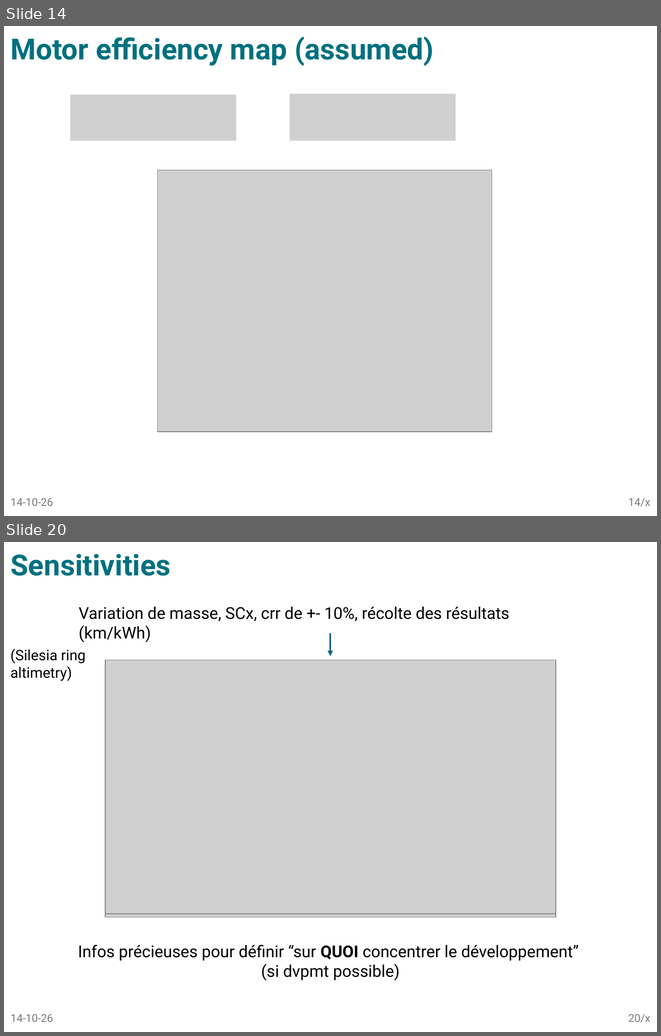
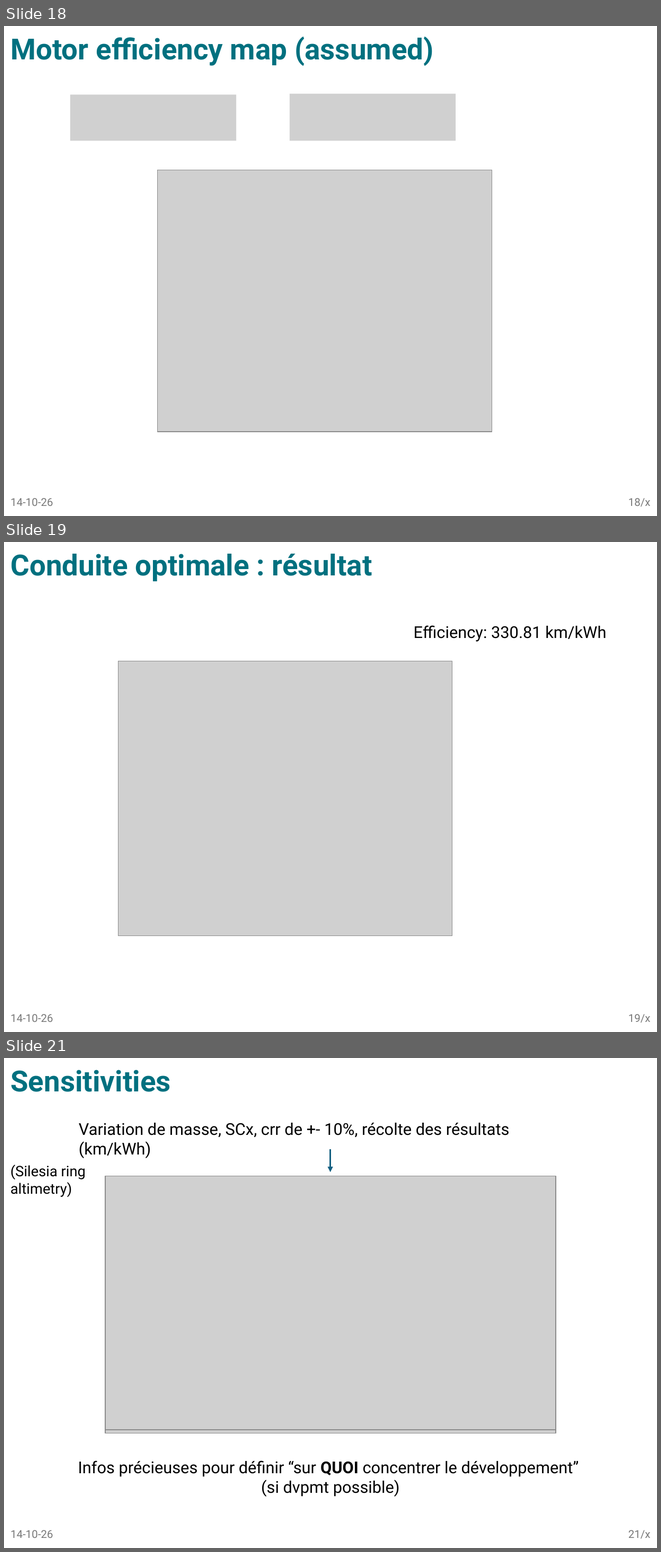
Before and after one commit to tomBeauve/ShellEcoLiege, a slide deck: Efficiency_calculator/SEM_lapTime_consumption.pptx. Shown one above the other, each under a label of ours: slides 14 and 20 before the commit, slides 18, 19 and 21 after it; the slides between them are not shown. The pictures are 661x1036 and 661x1552 pixels, drawn with LibreOffice and Linux fonts; fonts in the diff are those of the drawing; grey boxes stand for pictures. Boxes give left, top, right and bottom in pixels: in the first picture for what was removed or moved away, otherwise in the second. Text is boxed around its words. In the diff, an @@ line names an element or a change of style, - is before the commit and + after.

```diff
--- a/Efficiency_calculator/SEM_lapTime_consumption.pptx
+++ b/Efficiency_calculator/SEM_lapTime_consumption.pptx
@@ slide 19 added at (4, 542, 657, 1032), background #FFFFFF @@
@@ title added at (10, 554, 372, 581), 32 pt, text #00707F, bold @@
+Conduite optimale : résultat
@@ text added at (414, 625, 606, 642), 18 pt, text #000000 @@
+Efficiency: 330.81 km/kWh
@@ picture added at (118, 661, 452, 935) @@
@@ text added at (10, 1014, 53, 1022), 12 pt, text #797979 @@
+14-10-26
@@ page number added at (628, 1014, 651, 1022), 12 pt, text #797979 @@
+19/x
@@ what was slide 14 is now slide 18 @@
@@ page number at (628, 498, 651, 506): text changed @@
-14/x
+18/x
@@ what was slide 20 is now slide 21 @@
@@ page number at (628, 1530, 651, 1538): text changed @@
-20/x
+21/x
```
Also in this commit, not shown: 10 slides changed, 8 other files.
